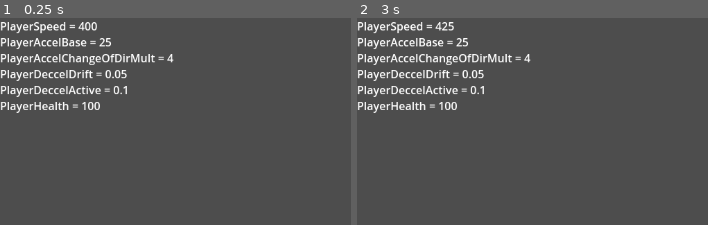
Above: before the commit, frames 1-2 (left to right).
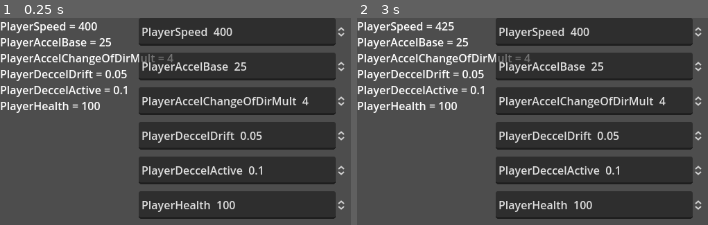
Above: after the commit, the same moments.

Repository: TheBritz/kung-flu
Game: Godot game, scene res://server_properties.tscn
The game is run twice, just before and just after one commit, with the same random seed, the same clock (stepped at 60 frames per second) and the same inputs. This scene is started directly instead of the project's main scene.
Inputs:
- Up to frame 1 (0.25 s): no input
- Up to frame 2 (3 s): tap Enter at 0.5, 2 s; hold D (right) 0.53-1.28 s; tap Space at 1.25, 2.75 s; hold S (down) 1.28-2.03 s; hold D (right) 2.03-2.78 s; hold Up (ui_up) from 2.78 s (still down)

The runs differ from the first frame. In frame 1, 43% of the frame differs, in the area x 39-99%, y 0-98%; in frame 2, 43%.

Commit message:
Adding server property spinner control to modify server properties

Diff:
--- a/server_properties.gd
+++ b/server_properties.gd
@@ -1,3 +1,5 @@
+class_name ServerProperties
+
 extends Node
 
 var capsRegex: RegEx = RegEx.new()
@@ -25,6 +27,18 @@
 	#label = get_node("ServerPropertiesDisplay")
 	label = get_child(1) as RichTextLabel
 	label.text = str(PlayerSpeed)
+	var thisScript: GDScript = get_script()
+	var textY: float = 0
+	for propertyInfo in thisScript.get_script_property_list():
+		var propertyName: String = propertyInfo.name
+		var result = capsRegex.search(propertyName)
+		if result:
+			var propertyValue = get(propertyName)
+			label.text = label.text + propertyName + " = " + str(propertyValue) + "\n"
+			var spinner: ServerPropertySpinner = ServerPropertySpinner.create(propertyName, float(propertyValue))
+			add_child(spinner)
+			spinner.position = Vector2(200, textY)
+			textY+=50
 
 func _input(event: InputEvent) -> void:
 	if Input.is_action_just_pressed("ui_up"):
--- /dev/null
+++ b/server_property_spinner.gd
@@ -0,0 +1,35 @@
+class_name ServerPropertySpinner
+
+extends SpinBox
+
+const scene: PackedScene = preload("res://server_property_spinner.tscn")
+var serverPropertyName: String
+var serverProperties: ServerProperties
+
+func _init() -> void:
+	serverProperties = get_parent()
+	print(serverProperties)
+
+static func create(serverPropertyName: String, serverPropertyValue: float) -> ServerPropertySpinner:
+	var spinner: ServerPropertySpinner = scene.instantiate()
+	if serverPropertyValue < .1:
+		spinner.step = .01
+	elif serverPropertyValue < 1:
+		spinner.step = .1
+	elif serverPropertyValue > 20:
+		spinner.step = 5
+	elif serverPropertyValue > 50:
+		spinner.step = 10
+	elif serverPropertyValue > 200:
+		spinner.step = 25
+	spinner.serverPropertyName = serverPropertyName
+	spinner.max_value = serverPropertyValue * 100
+	spinner.value = serverPropertyValue
+	spinner.prefix = serverPropertyName + " "
+	spinner.size = Vector2(300, 40)
+	return spinner
+
+func _value_changed(new_value: float) -> void:
+	if ! serverProperties:
+		serverProperties = get_parent()
+	serverProperties.set(serverPropertyName, new_value)
--- /dev/null
+++ b/server_property_spinner.tscn
@@ -0,0 +1,8 @@
+[gd_scene load_steps=2 format=3 uid="uid://fbfy0hvjuhfj"]
+
+[ext_resource type="Script" path="res://server_property_spinner.gd" id="1_ab0yd"]
+
+[node name="ServerPropertySpinner" type="SpinBox"]
+offset_right = 83.0625
+offset_bottom = 31.0
+script = ExtResource("1_ab0yd")
